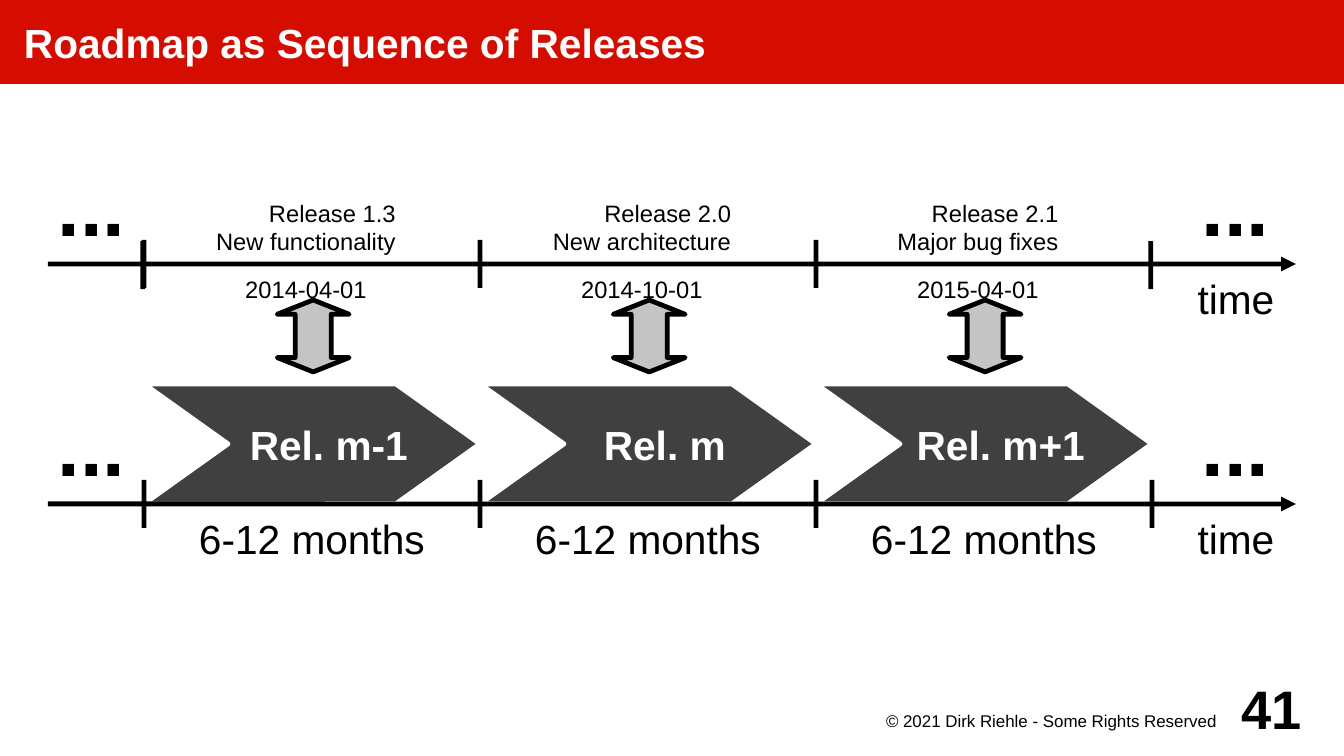
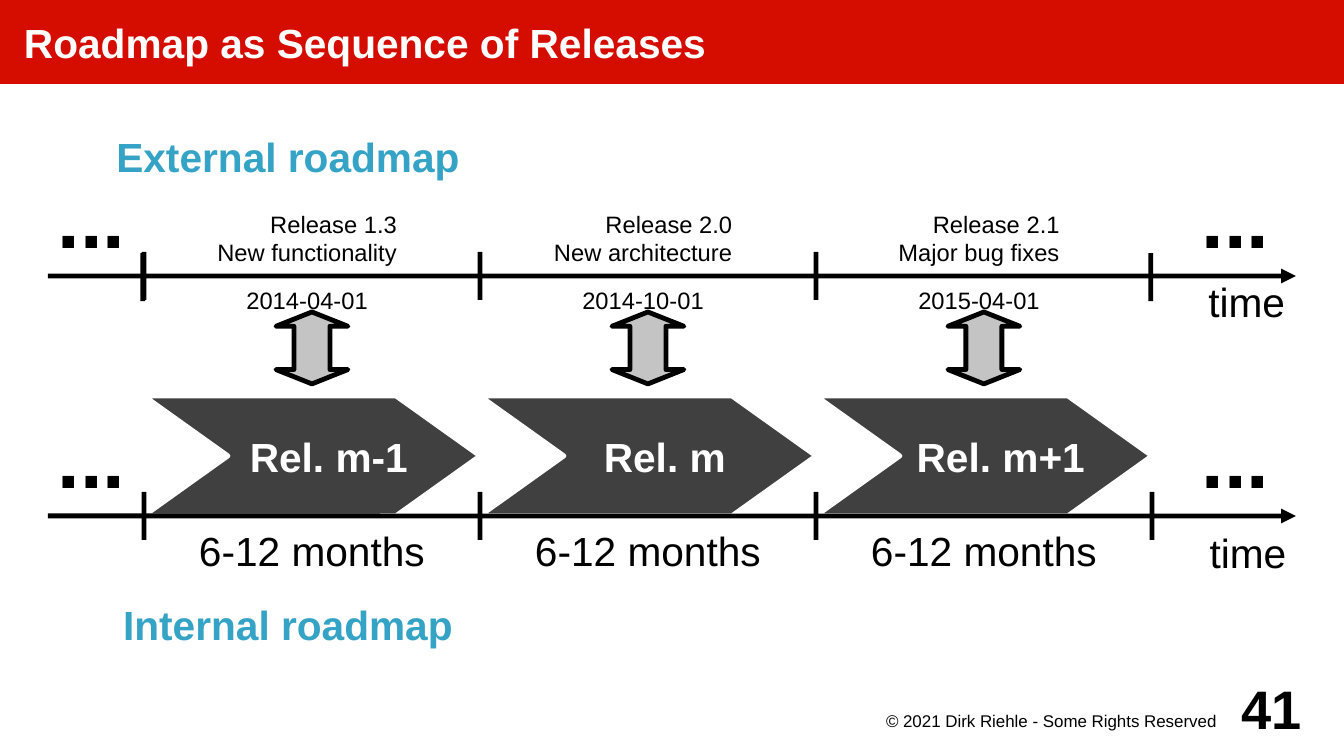
Before and after one commit to dirkriehle/amos-course, a slide deck: slide 41 of Lecture slides/AMOS D02 - Planning and Tracking.odp. Drawn at 1344x756 pixels with LibreOffice and Linux fonts; fonts in the diff are those of the drawing. Boxes give left, top, right and bottom in pixels: in the first picture for what was removed or moved away, otherwise in the second. Text is boxed around its words. In the diff, an @@ line names an element or a change of style, - is before the commit and + after.

```diff
--- a/Lecture slides/AMOS D02 - Planning and Tracking.odp
+++ b/Lecture slides/AMOS D02 - Planning and Tracking.odp
@@ text added at box(116, 142, 460, 179), 24 pt, text #34A3C5, bold @@
+External roadmap
@@ line moved from (143, 241) - (143, 289) to (143, 254) - (143, 301) @@
@@ line moved from (1151, 241) - (1151, 289) to (1151, 254) - (1151, 301) @@
@@ text "time" at box(1208, 287, 1285, 318): vertical alignment top to middle @@
@@ 14 texts, 7 lines, 3 freeform shapes, 3 up down arrows, 2 arrows: place and size @@
-14 texts, 7 lines, 3 freeform shapes, 3 up down arrows, 2 arrows at box(48, 144, 1296, 555)
+14 texts, 7 lines, 3 freeform shapes, 3 up down arrows, 2 arrows at box(48, 156, 1296, 569)
@@ text "time" at box(1210, 538, 1287, 569): vertical alignment top to middle @@
@@ text added at box(123, 610, 453, 647), 24 pt, text #34A3C5, bold @@
+Internal roadmap
```
Also in this commit, not shown: 8 other slides changed, 11 other files.
